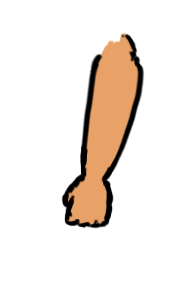
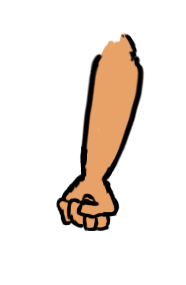
Two versions of the same layered image (186x285). Layer-by-layer changes:
painted on "Layer 4" over left=55, top=186, right=120, bottom=232
painted on "Layer 5" over left=57, top=188, right=116, bottom=230
